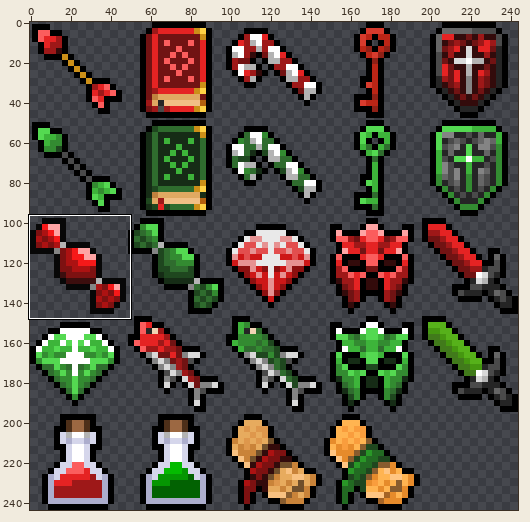
Two versions of one sprite sheet, src/main/resources/view/assets/items.png. The picture above shows the old version from afar; the outline marks the close-up.
Close-up. As it was:
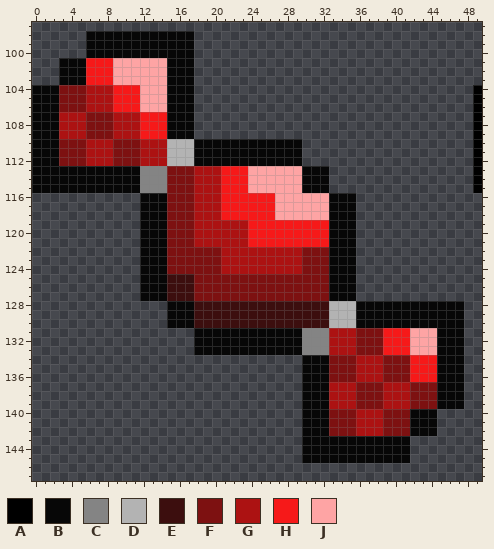
The file is 244x244 pixels. Colours within 5 levels of each other are drawn and written as one. Shown: x 0..49, y 97..147. The commit also changed other parts of the picture, which this record leaves out.
Palette (. is transparent): A #000000  B #070707  C #848484  D #b3b3b3  E #3c0e0e  F #7d1111  G #ac1212  H #f61919  J #fea4a4
New version:
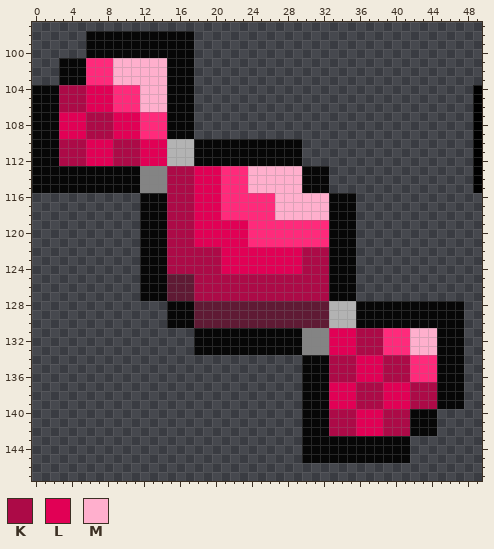
Colours new in this view: K #ac0a47  L #e10055  M #ffafcd
Edits made:
colour E: #3c0e0e -> #5f1a34
colour H: #f61919 -> #ff2a7b
Changed rows in their new state; - is a pixel that keeps its letter.
first column x 3:
101 ------MMMMMM------------------
102 ------MMMMMM------------------
103 ------MMMMMM------------------
104 KKKLLL---MMM------------------
105 KKKLLL---MMM------------------
106 KKKLLL---MMM------------------
107 LLLKKKLLL---------------------
108 LLLKKKLLL---------------------
109 LLLKKKLLL---------------------
110 KKKLLLKKKLLL------------------
111 KKKLLLKKKLLL------------------
112 KKKLLLKKKLLL------------------
113 ------------KKKLLL---MMMMMM---
114 ------------KKKLLL---MMMMMM---
115 ------------KKKLLL---MMMMMM---
116 ------------KKKLLL------MMMMMM
117 ------------KKKLLL------MMMMMM
118 ------------KKKLLL------MMMMMM
119 ------------KKKLLLLLL---------
120 ------------KKKLLLLLL---------
121 ------------KKKLLLLLL---------
122 ------------KKKKKKLLLLLLLLLKKK
123 ------------KKKKKKLLLLLLLLLKKK
124 ------------KKKKKKLLLLLLLLLKKK
125 ---------------KKKKKKKKKKKKKKK
126 ---------------KKKKKKKKKKKKKKK
127 ---------------KKKKKKKKKKKKKKK
first column x 33:
131 LLLKKK---MMM
132 LLLKKK---MMM
133 LLLKKK---MMM
134 KKKLLLKKK---
135 KKKLLLKKK---
136 KKKLLLKKK---
137 LLLKKKLLLKKK
138 LLLKKKLLLKKK
139 LLLKKKLLLKKK
140 KKKLLLKKK---
141 KKKLLLKKK---
142 KKKLLLKKK---
